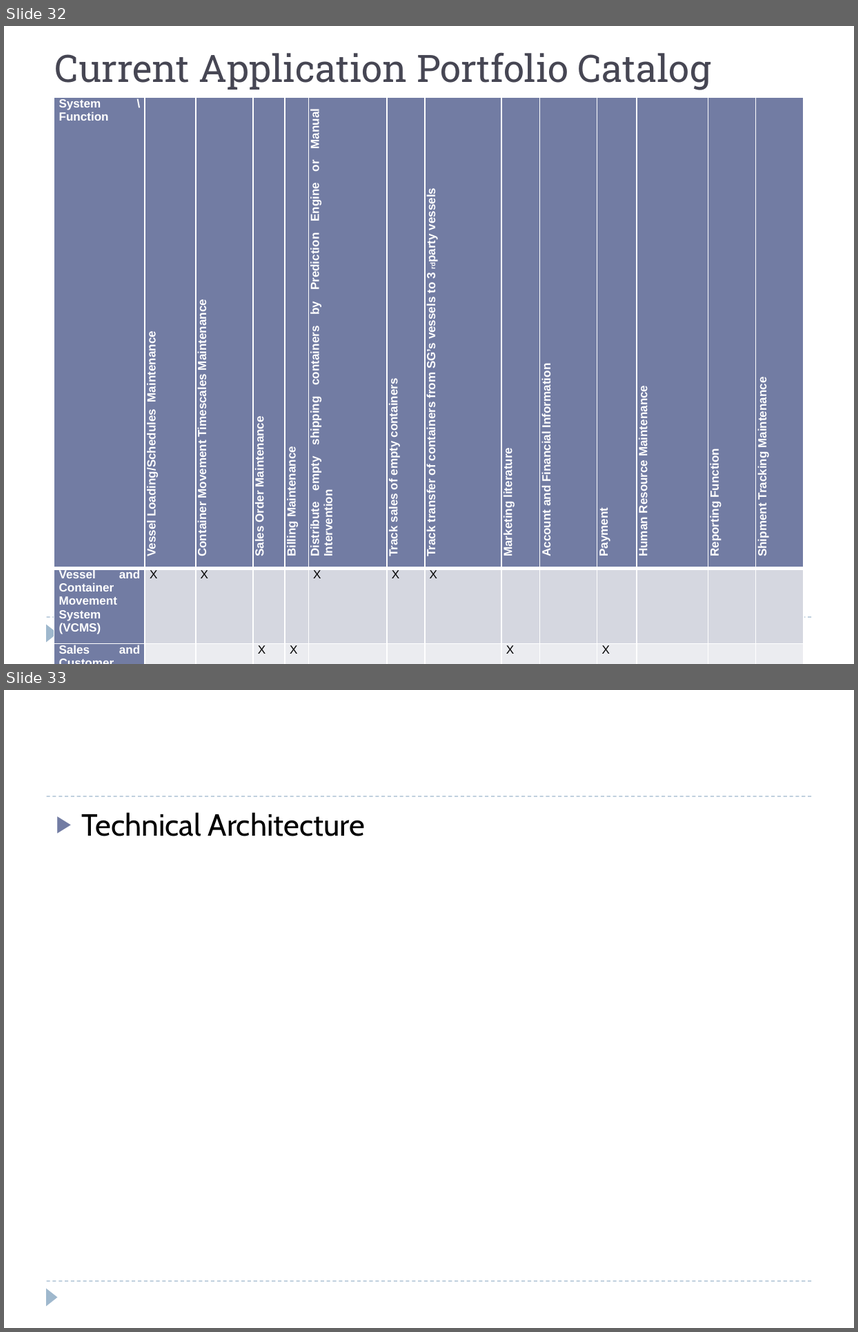
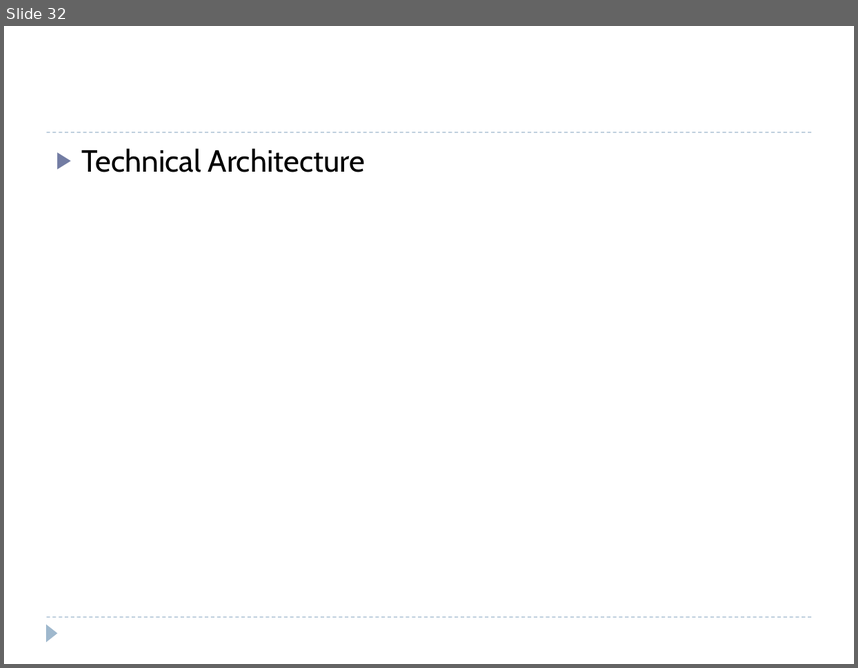
Before and after one commit to windieccf/t1-shipping, a slide deck: Enterprise Architech Presentation.pptx. Shown one above the other, each under a label of ours: slides 32 and 33 before the commit, slide 32 after it. The pictures are 858x1332 and 858x668 pixels, drawn with LibreOffice and Linux fonts; fonts in the diff are those of the drawing. Boxes give left, top, right and bottom in pixels: in the first picture for what was removed or moved away, otherwise in the second. Text is boxed around its words. In the diff, an @@ line names an element or a change of style, - is before the commit and + after.

Commit message:
Update for application architecture

```diff
--- a/Enterprise Architech Presentation.pptx
+++ b/Enterprise Architech Presentation.pptx
@@ slide 32 removed at (4, 26, 854, 664), background #FFFFFF; not listed: 2 template elements that a slide beside it also shows @@
@@ text removed at (55, 52, 711, 90) @@
-Current Application Portfolio Catalog
@@ table removed at (54, 97, 802, 656), 7 rows, 14 columns @@
-System \ Function | Vessel Loading/Schedules Maintenance | Container Movement Timescales Maintenance | Sales Order Maintenance | Billing Maintenance | Distribute empty shipping containers by Prediction Engine or Manual Intervention | Track sales of empty containers | Track transfer of containers from SG’s vessels to 3rd party vessels | Marketing literature | Account and Financial Information | Payment | Human Resource Maintenance | Reporting Function | Shipment Tracking Maintenance
-Vessel and Container Movement System (VCMS) | X | X |  |  | X | X | X |  |  |  |  |  | 
-Sales and Customer Billing System (SCBS) |  |  | X | X |  |  |  | X |  | X |  |  | 
-Account and Financial Information System (AFIS) |  |  |  |  |  |  |  |  | X | X |  |  | 
-Human Resource System (HRS) |  |  |  |  |  |  |  |  |  |  | X |  | 
-Integrated Reporting System (IRS) |  |  |  |  |  |  |  |  |  |  |  | X | 
-ShipTrack System (ST) |  |  |  |  |  |  | X |  |  |  |  |  | X
@@ what was slide 33 is now slide 32 @@
```
Also in this commit, not shown: 15 slides changed.
